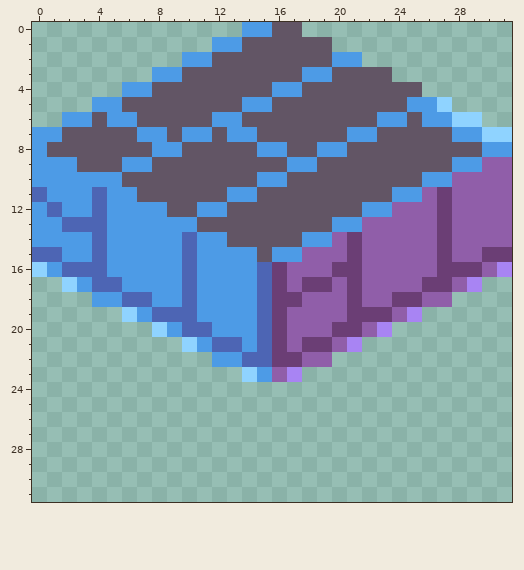
Pixel-art sprite, stored at Assets/Art/Stone/S_Wall_Stone_Real_Floating.png. The picture above was drawn from the file before the commit.
The file is 32x32 pixels.
The result:
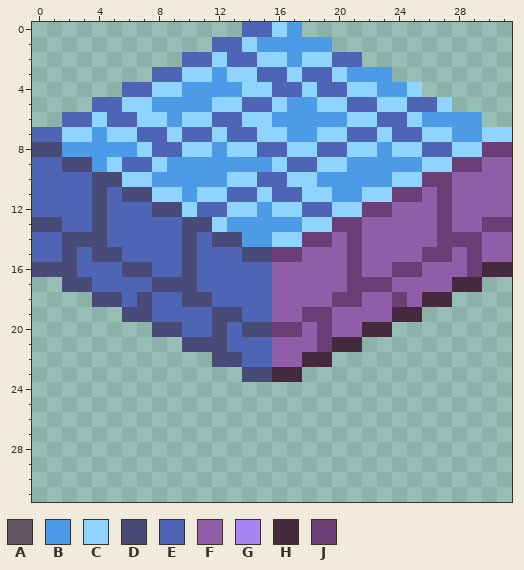
Palette (. is transparent): A #625565  B #4d9be6  C #8fd3ff  D #484a77  E #4d65b4  F #905ea9  G #a884f3  H #45293f  J #6b3e75
Change:
Changed rows in their new state; - is an unchanged pixel.
first column x 0:
 0 --------------EECB--------------
 1 ------------EECBBBBB------------
 2 ----------EECEECCBCCEE----------
 3 --------EECCBCCEECEECBBB--------
 4 ------EECCBBBBCCEECEECCBBC------
 5 ----EECCBBBBCCEECBBCCEECCEE-----
 6 --EECEECCBCCEECCBBBBBCCEEC--BB--
 7 EECCBCCEECEECEECCBBCCEECEECC----
 8 DDBBBBBCEECCBCCEECCEECCBCCEECCJJ
 9 EEDDBCEECBBBBBBBCEECCBBBBBCCJJ--
10 EEEEDDCCBBBBBCCEECCBBBBBCCJJ----
11 -EEEDEDDCCBCCEECEECCBBCCJJ------
12 E-EEDEEEDDCEECCBCCEECCJJ--------
13 DD--DEEEEEDDCBBBBBCCJJ--------JJ
14 EEDDDEEEEEDEDDBBCCJJ--------JJ--
15 --DEDDEEEEDEEEDDJJ--------J--JFF
16 DDD--EDDEEDEEEE-F---F---JJ-FF-HH
17 --DD--EEDDDEEEE-F-FF--JJ--FFHH--
18 ----DD-DEEDDEEE-FF--J----FHH----
19 ------DD---EDDE-F-JJ-FFFHH------
20 --------DD--DEDD-J-JFFHH--------
21 ----------DDD-E-F-F-HH----------
22 ------------DD--FFHH------------
23 --------------DDHH--------------
Changed places in both pictures, as pixel boxes (x1, y1, x2, y2):
changed: (32, 22, 512, 382)
